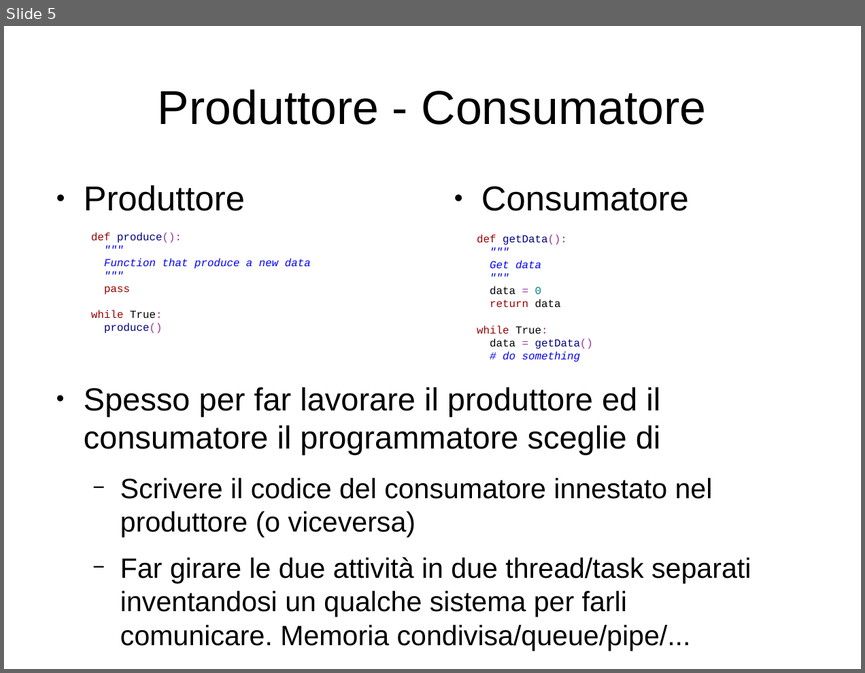
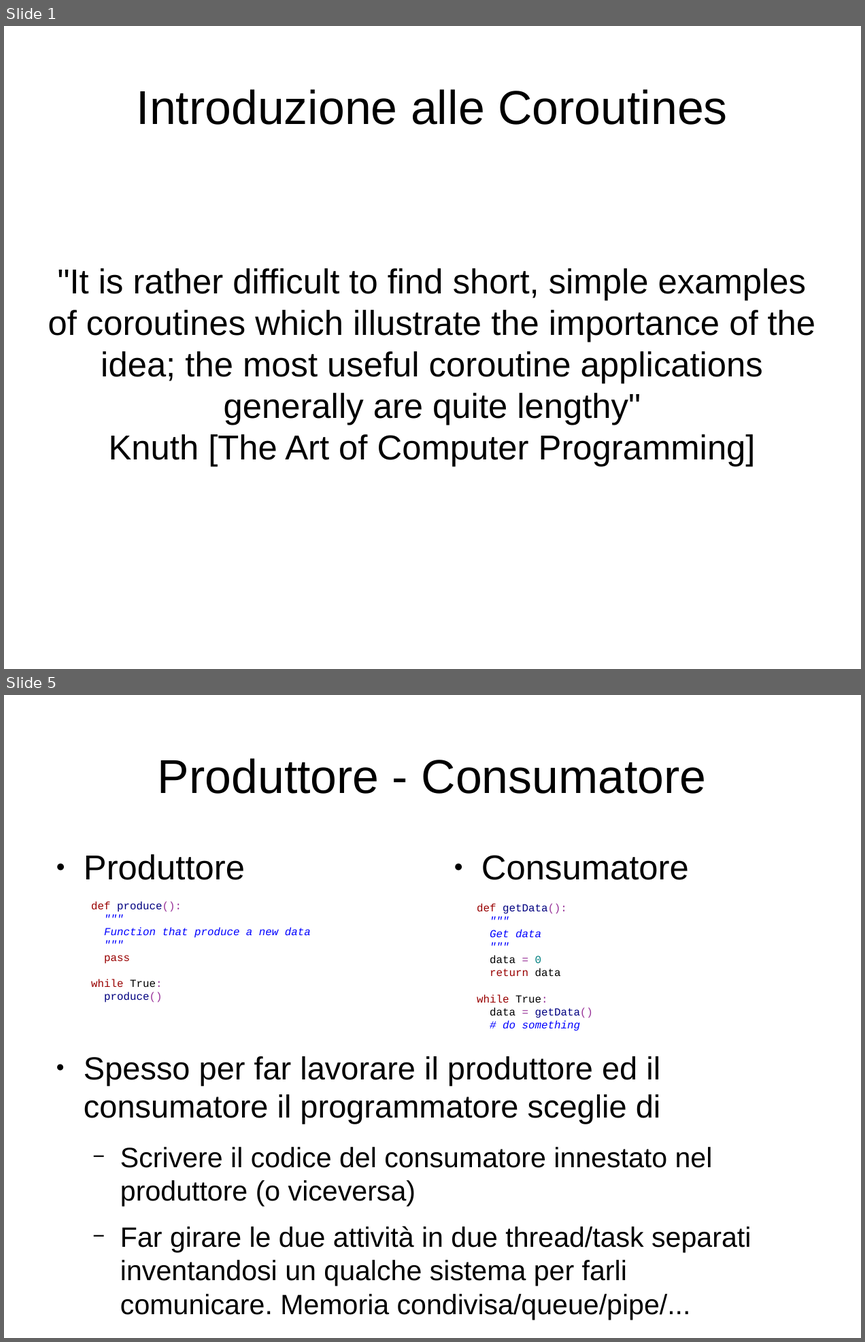
Before and after one commit to mdionisio/workshop_coroutine, a slide deck: presentazione.odp. Shown one above the other, each under a label of ours: slide 5 before the commit, slides 1 and 5 after it; the slides between them are not shown. The pictures are 865x673 and 865x1342 pixels, drawn with LibreOffice and Linux fonts; fonts in the diff are those of the drawing. Boxes give left, top, right and bottom in pixels: in the first picture for what was removed or moved away, otherwise in the second. Text is boxed around its words. In the diff, an @@ line names an element or a change of style, - is before the commit and + after.

```diff
--- a/presentazione.odp
+++ b/presentazione.odp
@@ slide 1 added at (4,26,861,669), background #FFFFFF @@
@@ title added at (137,89,728,125), 44 pt, text #000000 @@
+Introduzione alle Coroutines
@@ subtitle added at (48,268,816,466), 32 pt, text #000000 @@
+"It is rather difficult to find short, simple examples of coroutines which illustrate the importance of the idea; the most useful coroutine applications generally are quite lengthy"
+Knuth [The Art of Computer Programming]
```
Also in this commit, not shown: 3 slides changed, 4 other slides added, 2 slides removed.
